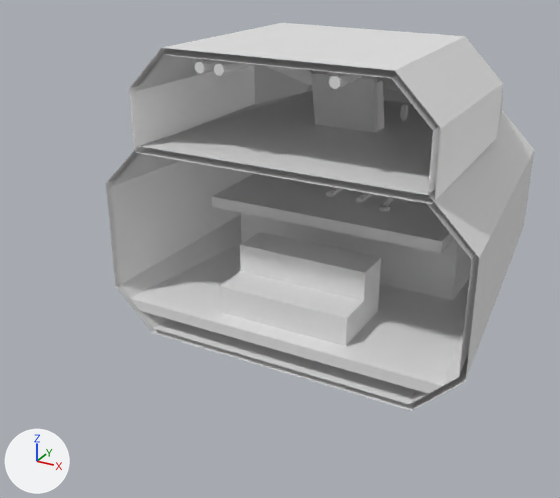
The glTF model space/src/main/resources/assets/jsspace/jsmodels/ship/small_cab_cockpit.gltf, before and after one commit.
Before and after are seen from a 50 mm camera at (3.22, -10.67, 4.14) aimed at (-0.49, -3.93, 0.77). Arrows for +X, +Y and +Z are at lower left; the lights stay in place. The older version comes first. Where no turn or scale is listed for an object, it has been applied to the vertices. Vertices at exactly the same position are counted once.

Before the edit, the objects in view are built like this:
```python
me_c_1_0_3 = bpy.data.meshes.new('c_1_0_3')
me_c_1_0_3.from_pydata(...)  # 30 vertices, 24 faces; spans x 1.0..1.812, y -4.0..-3.0, z 0.035..1.0
# before: 20 (1.0, -3.0, 0.35), 24 (1.3, -3.4, 0.35) at pixel (452, 300), 25 (1.3, -3.0, 0.35) at pixel (463, 285), 26 (1.3, -3.0, 1.0), 27 (1.3, -3.4, 1.0) at pixel (458, 243)
# before: 28 (1.0, -3.4, 0.35) at pixel (425, 294), 29 (1.0, -3.4, 1.0)
me_c__1_0_4 = bpy.data.meshes.new('c_-1_0_4')
me_c__1_0_4.from_pydata(...)  # 29 vertices, 30 faces; spans x -1.0..0.0, y -5.0..-4.0, z 0.0..0.95
me_c__2_0_4 = bpy.data.meshes.new('c_-2_0_4')
me_c__2_0_4.from_pydata(...)  # 24 vertices, 20 faces; spans x -1.9..-1.0, y -5.0..-4.0, z 0.0..1.0
ob_c_1_0_3 = bpy.data.objects.new('c_1_0_3', me_c_1_0_3)
ob_c_1_0_3.location = (0.0, 0.0, 0.0)
ob_c__1_0_4 = bpy.data.objects.new('c_-1_0_4', me_c__1_0_4)
ob_c__1_0_4.location = (0.0, 0.0, 0.0)
ob_c__2_0_4 = bpy.data.objects.new('c_-2_0_4', me_c__2_0_4)
ob_c__2_0_4.location = (0.0, 0.0, 0.0)
# also in view: 'c_-2_2_4' at (-1.25, -4.5, 2.5); 'c_1_1_4' at (1.45, -4.5, 1.5); 'c_-1_2_4' at (-0.5, -4.5, 2.52); 'c_-2_2_2' at (-1.23, -2.5, 2.49); 'c_0_0_3' at (0.5, -3.5, 0.52)
```
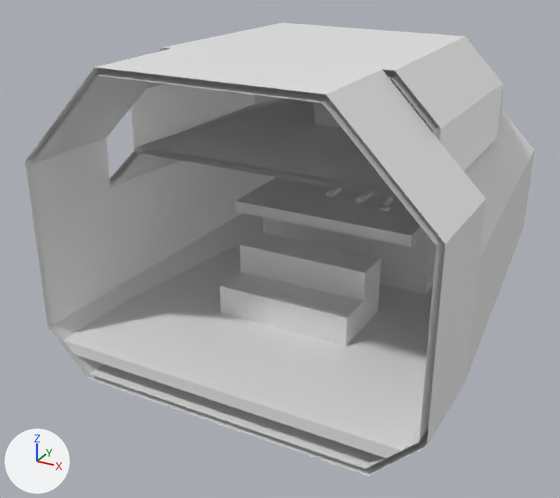
Changed parts and their boxes [x1, y1, x2, y2] in the pictures (560 x 498 px):
'c_1_2_5', added: after [326, 70, 486, 258]
'c_1_0_5', added: after [317, 326, 472, 476]
'c_0_0_5', added: after [214, 338, 367, 458]
'c_-2_0_5', added: after [41, 240, 185, 391]
'c_-1_0_5', added: after [122, 314, 270, 423]
'c_-2_1_5', added: after [27, 146, 115, 276]
'c_-2_2_5', added: after [25, 67, 152, 174]
'c_1_1_5', added: after [424, 211, 485, 385]
'c_0_2_5', added: after [202, 58, 382, 107]
'c_-1_2_5', added: after [96, 49, 269, 88]
part 1 of me_c_1_0_3, deleted: before [426, 242, 467, 300]
'c_0_2_3', unchanged, covered by the edit: before [321, 30, 459, 156]; after [321, 30, 459, 147]
'c_1_1_4', unchanged, covered by the edit: before [376, 172, 500, 324]; after [376, 188, 500, 324]
'c_-2_2_2', unchanged, covered by the edit: before [246, 23, 314, 110]; after [246, 23, 302, 110]

What changed in the scene script:
```text
Change me_c_1_0_3:
    verts and faces of me_c_1_0_3; kept vertices keep their numbers, new ones are numbered from 30
    remove me_c_1_0_3.from_pydata(...)  # 30 vertices, 24 faces; spans x 1.0..1.812, y -4.0..-3.0, z 0.035..1.0
    add me_c_1_0_3.from_pydata(...)  # 24 vertices, 18 faces; spans x 1.0..1.812, y -4.0..-3.0, z 0.035..1.0
    me_c_1_0_3 part 1
    add delete_vertices([*range(24, 30)])  # with the faces that use them
Add me_c_1_2_5:
    me_c_1_2_5.from_pydata([(1.9, -5.0, 2.0), (1.9, -5.0, 2.1), (1.9, -6.0, 2.1), (1.9, -6.0, 2.0), (1.0, -6.0, 3.0), (1.0, -5.0, 3.0), (1.84, -6.0, 2.075), (1.84, -5.0, 2.075), (1.84, -5.0, 2.0), (1.84, -6.0, 2.0), (1.0, -5.0, 2.915), (1.0, -6.0, 2.915)], [], [(0, 1, 2), (0, 2, 3), (4, 2, 1), (4, 1, 5), (6, 7, 8), (6, 8, 9), (10, 7, 6), (10, 6, 11)])
Add me_c_1_1_5:
    me_c_1_1_5.from_pydata([(1.9, -5.0, 1.0), (1.9, -5.0, 2.0), (1.9, -6.0, 2.0), (1.9, -6.0, 1.0), (1.84, -5.0, 2.0), (1.84, -5.0, 1.0), (1.84, -6.0, 1.0), (1.84, -6.0, 2.0)], [], [(0, 1, 2), (0, 2, 3), (4, 5, 6), (4, 6, 7)])
Add me_c__2_2_5:
    me_c__2_2_5.from_pydata([(-1.9, -6.0, 2.1), (-1.0, -6.0, 3.0), (-1.0, -5.0, 3.0), (-1.9, -5.0, 2.1), (-1.9, -6.0, 2.0), (-1.9, -5.0, 2.0), (-1.84, -5.0, 2.075), (-1.0, -5.0, 2.915), (-1.0, -6.0, 2.915), (-1.84, -6.0, 2.075), (-1.84, -6.0, 2.0), (-1.84, -5.0, 2.0)], [], [(0, 1, 2), (0, 2, 3), (4, 0, 3), (4, 3, 5), (6, 7, 8), (6, 8, 9), (6, 9, 10), (6, 10, 11)])
Add me_c__2_1_5:
    me_c__2_1_5.from_pydata([(-1.9, -6.0, 1.0), (-1.9, -6.0, 2.0), (-1.9, -5.0, 2.0), (-1.9, -5.0, 1.0), (-1.84, -6.0, 2.0), (-1.84, -6.0, 1.0), (-1.84, -5.0, 1.0), (-1.84, -5.0, 2.0)], [], [(0, 1, 2), (0, 2, 3), (4, 5, 6), (4, 6, 7)])
Add ob_c_1_2_5:
    ob_c_1_2_5 = bpy.data.objects.new('c_1_2_5', me_c_1_2_5)
    ob_c_1_2_5.location = (0.0, 0.0, 0.0)
Add ob_c_1_1_5:
    ob_c_1_1_5 = bpy.data.objects.new('c_1_1_5', me_c_1_1_5)
    ob_c_1_1_5.location = (0.0, 0.0, 0.0)
Add ob_c_1_0_5:
    ob_c_1_0_5 = bpy.data.objects.new('c_1_0_5', me_c_1_0_5)  # 24 vertices, 22 faces; spans x 1.0..1.9, y -6.0..-5.0, z 0.0..1.0
    ob_c_1_0_5.location = (0.0, 0.0, 0.0)
Add ob_c_0_2_5:
    ob_c_0_2_5 = bpy.data.objects.new('c_0_2_5', me_c_0_2_5)  # 43 vertices, 38 faces; spans x 0.0..1.0, y -6.0..-5.0, z 2.81..3.0
    ob_c_0_2_5.location = (0.0, 0.0, 0.0)
Add ob_c_0_0_5:
    ob_c_0_0_5 = bpy.data.objects.new('c_0_0_5', me_c_0_0_5)  # 20 vertices, 12 faces; spans x 0.0..1.0, y -6.0..-5.0, z 0.0..0.35
    ob_c_0_0_5.location = (0.0, 0.0, 0.0)
Add ob_c__1_2_5:
    ob_c__1_2_5 = bpy.data.objects.new('c_-1_2_5', me_c__1_2_5)  # 76 vertices, 70 faces; spans x -1.0..0.0, y -6.0..-5.0, z 2.81..3.0
    ob_c__1_2_5.location = (0.0, 0.0, 0.0)
Add ob_c__1_0_5:
    ob_c__1_0_5 = bpy.data.objects.new('c_-1_0_5', me_c__1_0_5)  # 20 vertices, 12 faces; spans x -1.0..0.0, y -6.0..-5.0, z 0.0..0.35
    ob_c__1_0_5.location = (0.0, 0.0, 0.0)
Add ob_c__2_2_5:
    ob_c__2_2_5 = bpy.data.objects.new('c_-2_2_5', me_c__2_2_5)
    ob_c__2_2_5.location = (0.0, 0.0, 0.0)
Add ob_c__2_1_5:
    ob_c__2_1_5 = bpy.data.objects.new('c_-2_1_5', me_c__2_1_5)
    ob_c__2_1_5.location = (0.0, 0.0, 0.0)
Add ob_c__2_0_5:
    ob_c__2_0_5 = bpy.data.objects.new('c_-2_0_5', me_c__2_0_5)  # 24 vertices, 22 faces; spans x -1.9..-1.0, y -6.0..-5.0, z 0.0..1.0
    ob_c__2_0_5.location = (0.0, 0.0, 0.0)
```
